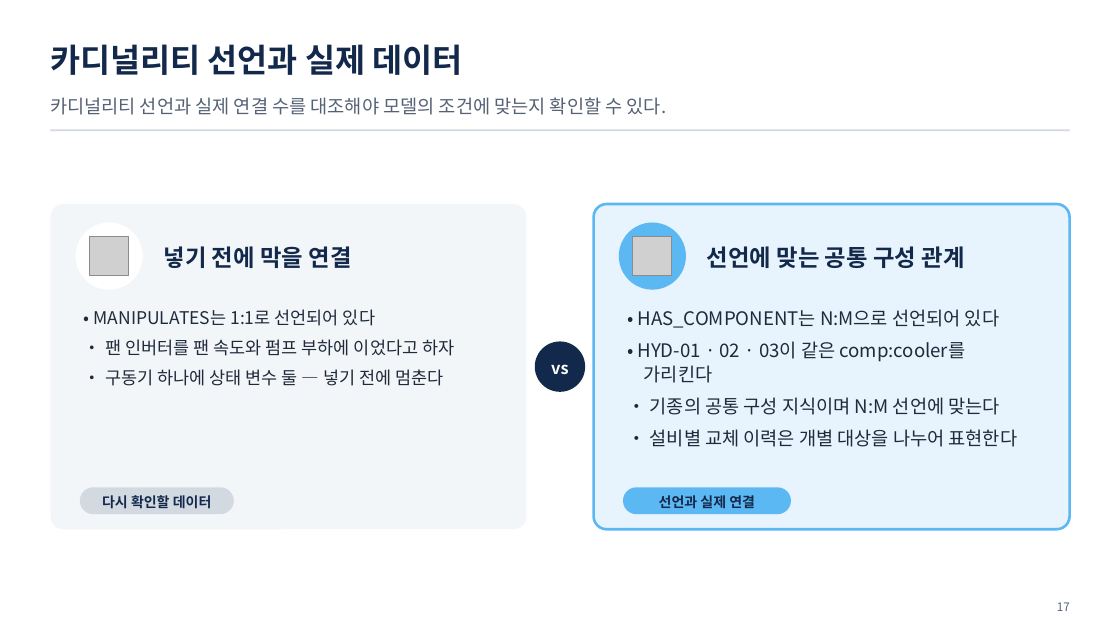
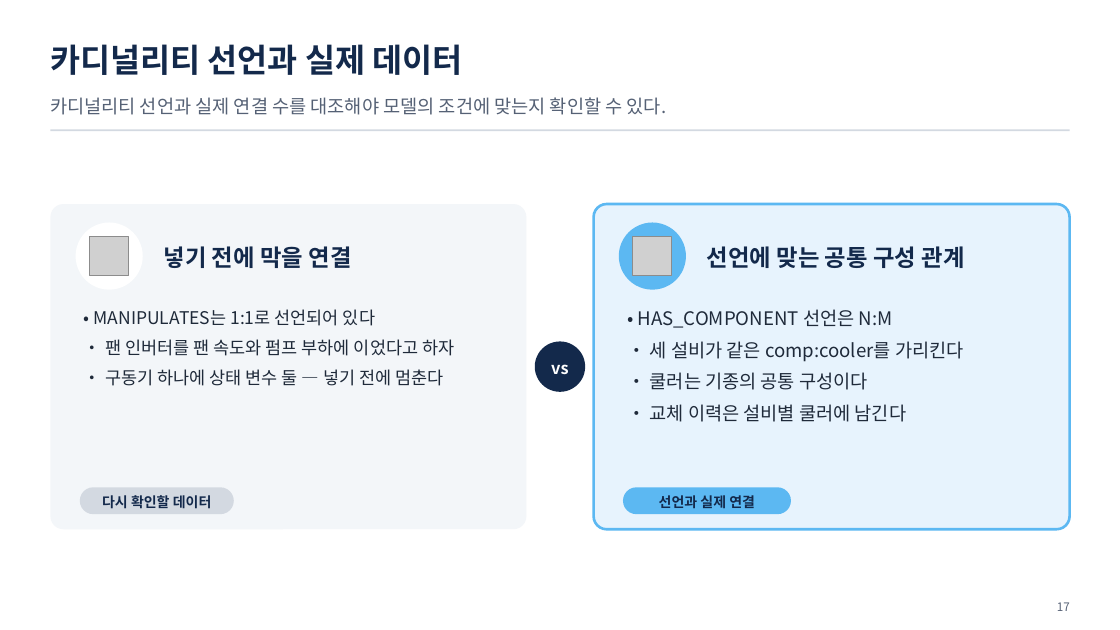
Before and after one commit to uengine-oss/hyd-iot-edu, a slide deck: slide 17 of workspace/강의제작/산출물/실전반/이론/02회차/실전반_02일차.pptx. Drawn at 1120x630 pixels with LibreOffice and Linux fonts; fonts in the diff are those of the drawing; grey boxes stand for pictures. Boxes give left, top, right and bottom in pixels: in the first picture for what was removed or moved away, otherwise in the second. Text is boxed around its words. In the diff, an @@ line names an element or a change of style, - is before the commit and + after.

```diff
--- a/workspace/강의제작/산출물/실전반/이론/02회차/실전반_02일차.pptx
+++ b/workspace/강의제작/산출물/실전반/이론/02회차/실전반_02일차.pptx
@@ text at [638, 309, 964, 422]: text changed @@
-• HAS_COMPONENT는 N:M으로 선언되어 있다
-• HYD-01 · 02 · 03이 같은 comp:cooler를 가리킨다
-• 기종의 공통 구성 지식이며 N:M 선언에 맞는다
-• 설비별 교체 이력은 개별 대상을 나누어 표현한다
+• HAS_COMPONENT 선언은 N:M
+• 세 설비가 같은 comp:cooler를 가리킨다
+• 쿨러는 기종의 공통 구성이다
+• 교체 이력은 설비별 쿨러에 남긴다
```
Also in this commit, not shown: 10 other slides changed, 13 other files.
